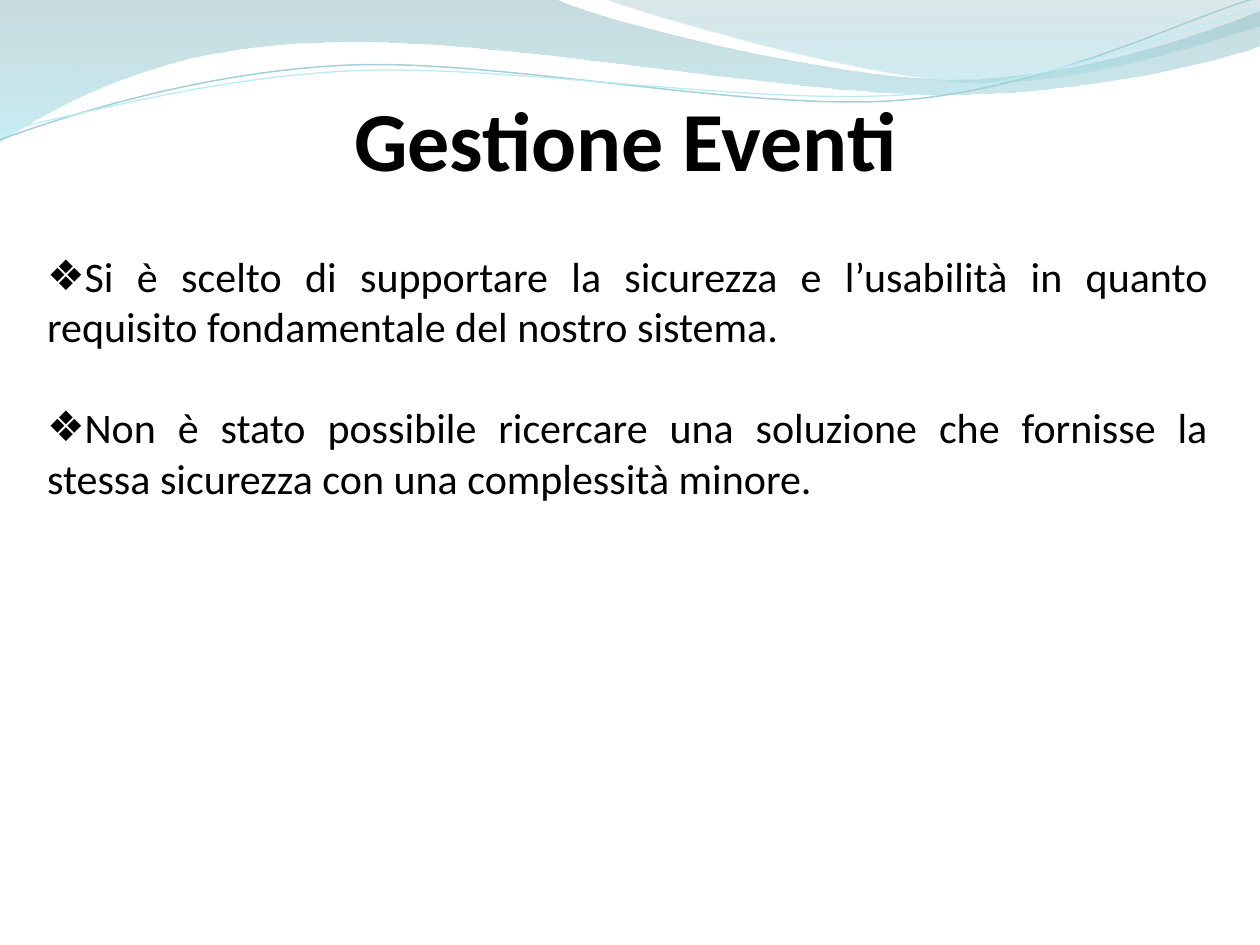
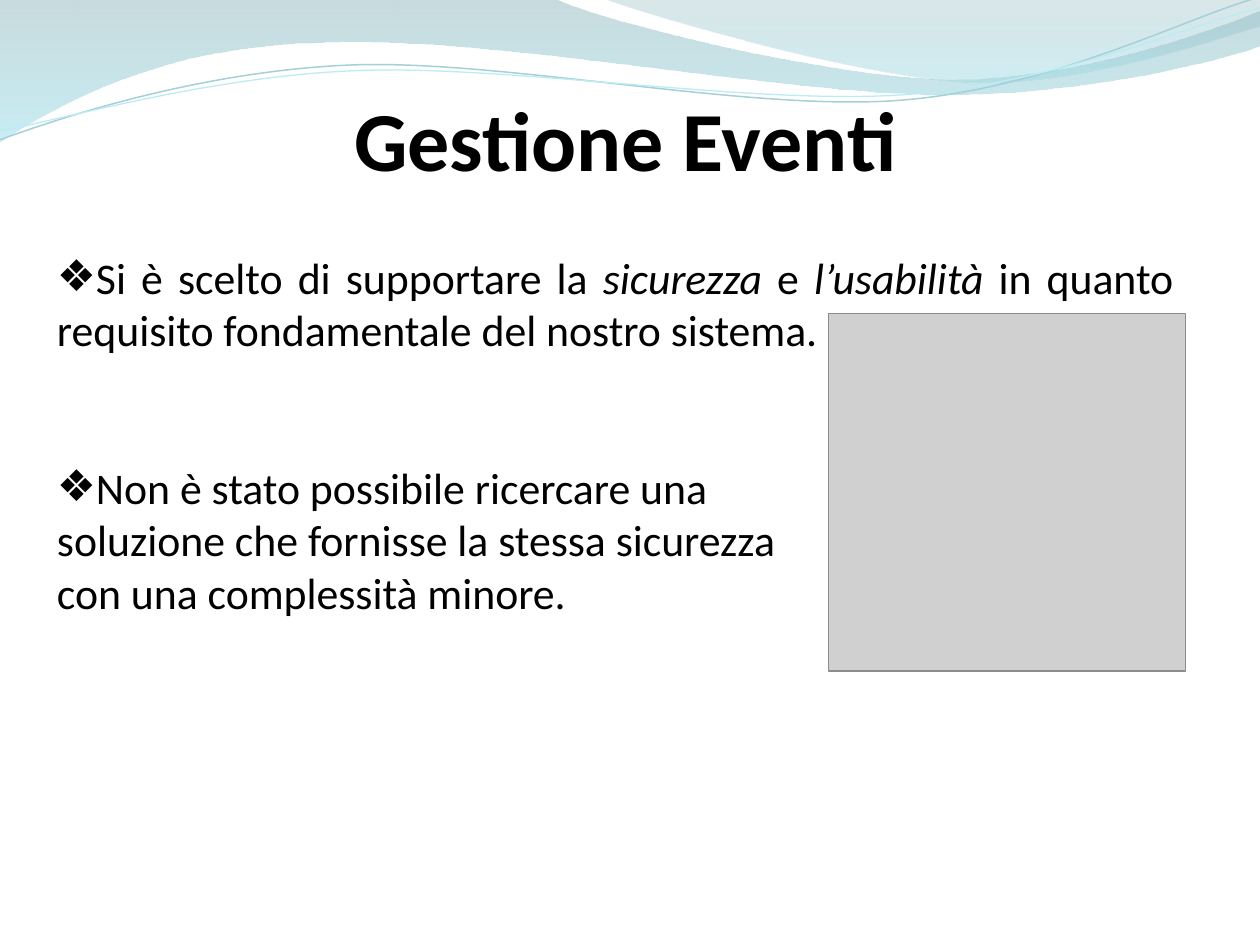
Before and after one commit to ammirate/at-silo, a slide deck: slide 63 of Presentazione/Atsilo2/Atsilo_M_PresentazioneFinale.pptx (slide 51 before the commit). Drawn at 1260x945 pixels with LibreOffice and Linux fonts; fonts in the diff are those of the drawing; grey boxes stand for pictures. Boxes give left, top, right and bottom in pixels: in the first picture for what was removed or moved away, otherwise in the second. Text is boxed around its words. In the diff, an @@ line names an element or a change of style, - is before the commit and + after.

```diff
--- a/Presentazione/Atsilo2/Atsilo_M_PresentazioneFinale.pptx
+++ b/Presentazione/Atsilo2/Atsilo_M_PresentazioneFinale.pptx
@@ text "Si è scelto di supportare ..." moved from (x1=47, y1=262, x2=1208, y2=501) to (x1=57, y1=263, x2=1174, y2=616) @@
@@ text at (x1=57, y1=263, x2=1174, y2=353): size 24 to 25 pt in "Si è scelto di supportare la sicurezza ..."; italic on in "sicurezza l’usabilità" @@
@@ picture added at (x1=828, y1=314, x2=1184, y2=670) @@
@@ text at (x1=57, y1=473, x2=775, y2=616): text changed; size 24 to 25 pt @@
-❖ Non è stato possibile ricercare una soluzione che fornisse la stessa sicurezza con una complessità minore.
+❖ Non è stato possibile ricercare una
+soluzione che fornisse la stessa sicurezza
+con una complessità minore.
```
Also in this commit, not shown: 10 other slides changed, 22 slides added, 1 slide removed.
